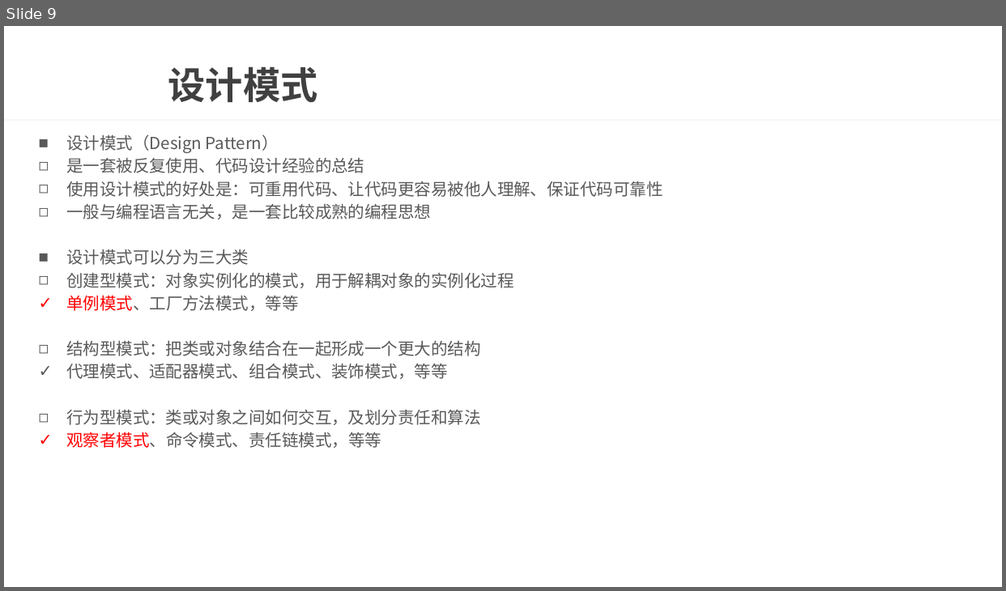
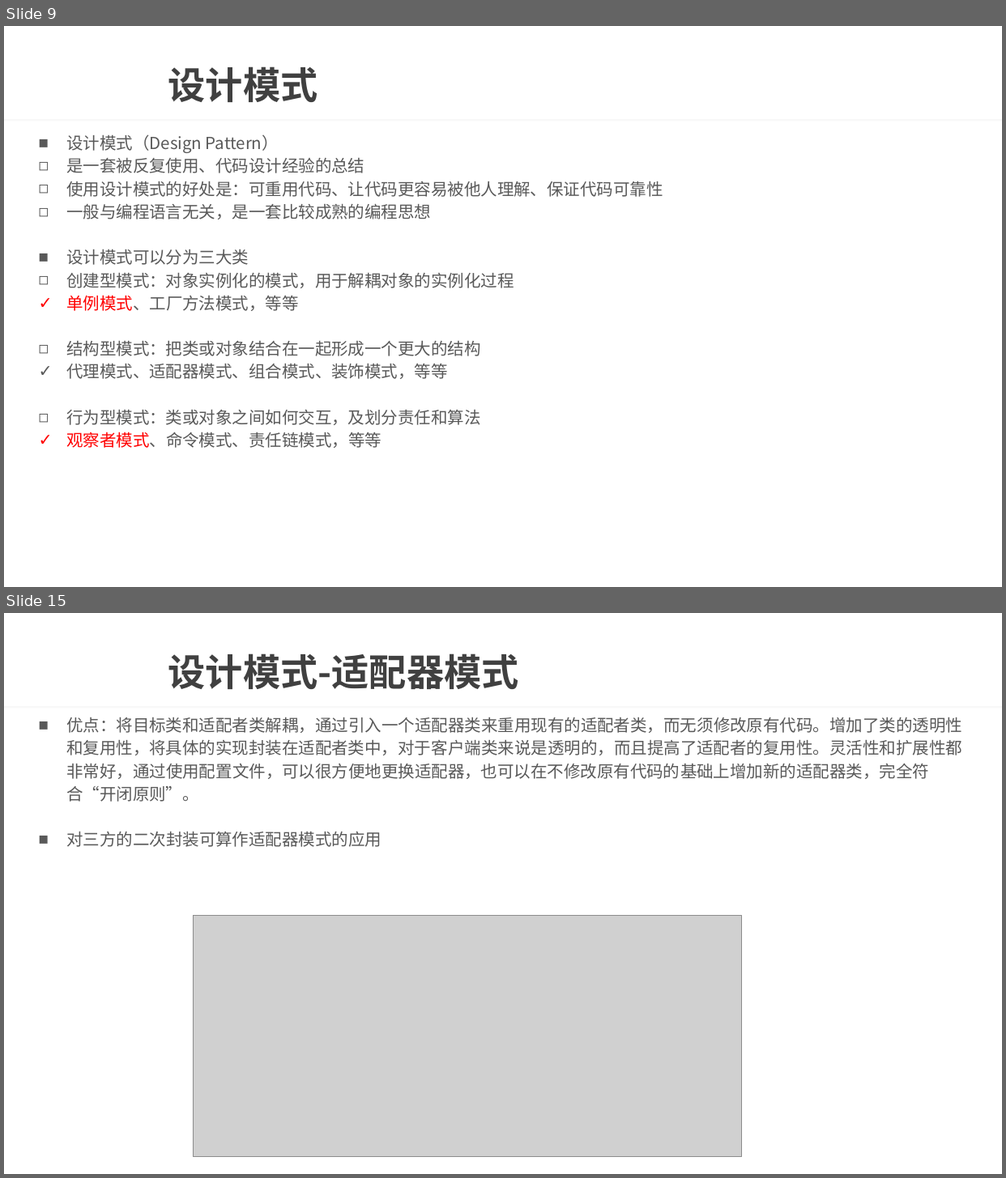
Before and after one commit to wtj900/wtj900.github.io, a slide deck: file/面试文档/07-设计模式与架构.pptx. Shown one above the other, each under a label of ours: slide 9 before the commit, slides 9 and 15 after it; the slides between them are not shown. The pictures are 1006x591 and 1006x1178 pixels, drawn with LibreOffice and Linux fonts; fonts in the diff are those of the drawing; grey boxes stand for pictures; background and template pictures are left out. Boxes give left, top, right and bottom in pixels: in the first picture for what was removed or moved away, otherwise in the second. Text is boxed around its words. In the diff, an @@ line names an element or a change of style, - is before the commit and + after.

Commit message:
设计模式

```diff
--- a/file/面试文档/07-设计模式与架构.pptx
+++ b/file/面试文档/07-设计模式与架构.pptx
@@ slide 15 added at [4,613,1002,1174], background picture (left out); not listed: 1 template element that a slide beside it also shows @@
@@ title added at [168,653,519,689], 36 pt, text #404040, bold @@
+设计模式-适配器模式
@@ text added at [66,717,962,847], 16 pt, text #595959 @@
+■ 优点：将目标类和适配者类解耦，通过引入一个适配器类来重用现有的适配者类，而无须修改原有代码。增加了类的透明性和复用性，将具体的实现封装在适配者类中，对于客户端类来说是透明的，而且提高了适配者的复用性。灵活性和扩展性都非常好，通过使用配置文件，可以很方便地更换适配器，也可以在不修改原有代码的基础上增加新的适配器类，完全符合“开闭原则”。
+■ 对三方的二次封装可算作适配器模式的应用
@@ picture added at [194,915,742,1157] @@
```
Also in this commit, not shown: 6 other slides added, 2 other files.
